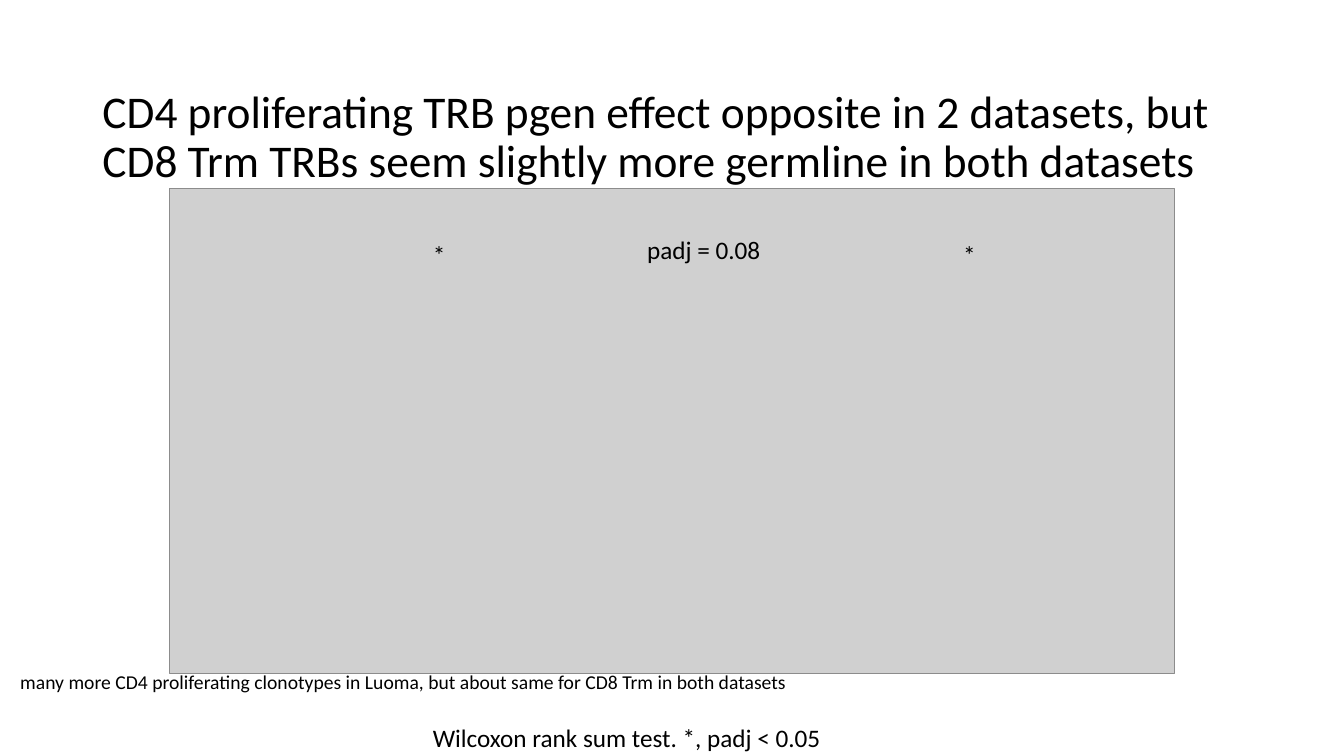
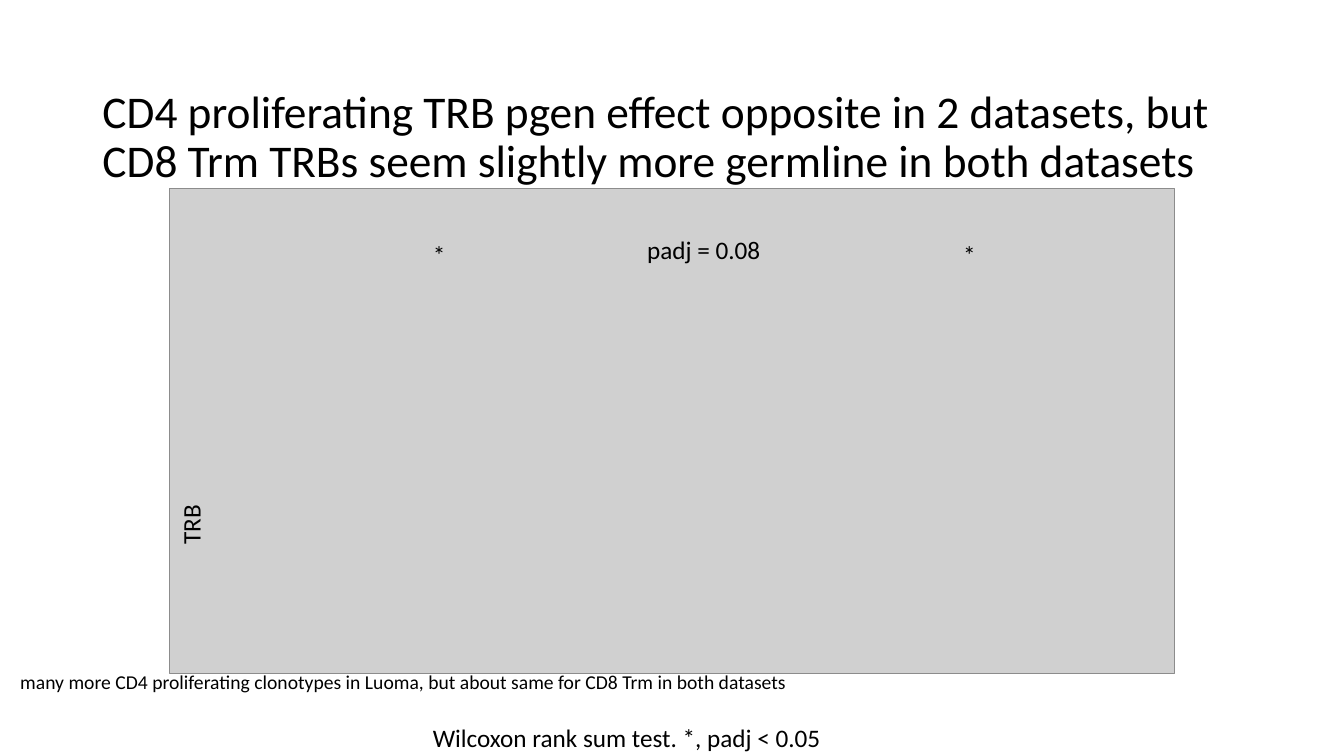
Before and after one commit to tybottorff/bottorffdocs, a slide deck: slide 4 of presentations/weekly_meetings/3_7_24.pptx. Drawn at 1344x756 pixels with LibreOffice and Linux fonts; fonts in the diff are those of the drawing; grey boxes stand for pictures. Boxes give left, top, right and bottom in pixels: in the first picture for what was removed or moved away, otherwise in the second. Text is boxed around its words. In the diff, an @@ line names an element or a change of style, - is before the commit and + after.

```diff
--- a/presentations/weekly_meetings/3_7_24.pptx
+++ b/presentations/weekly_meetings/3_7_24.pptx
@@ text added at [177,509,208,544], 18 pt, text #000000 @@
+TRB
```
Also in this commit, not shown: 2 other slides changed, 2 slides added.
